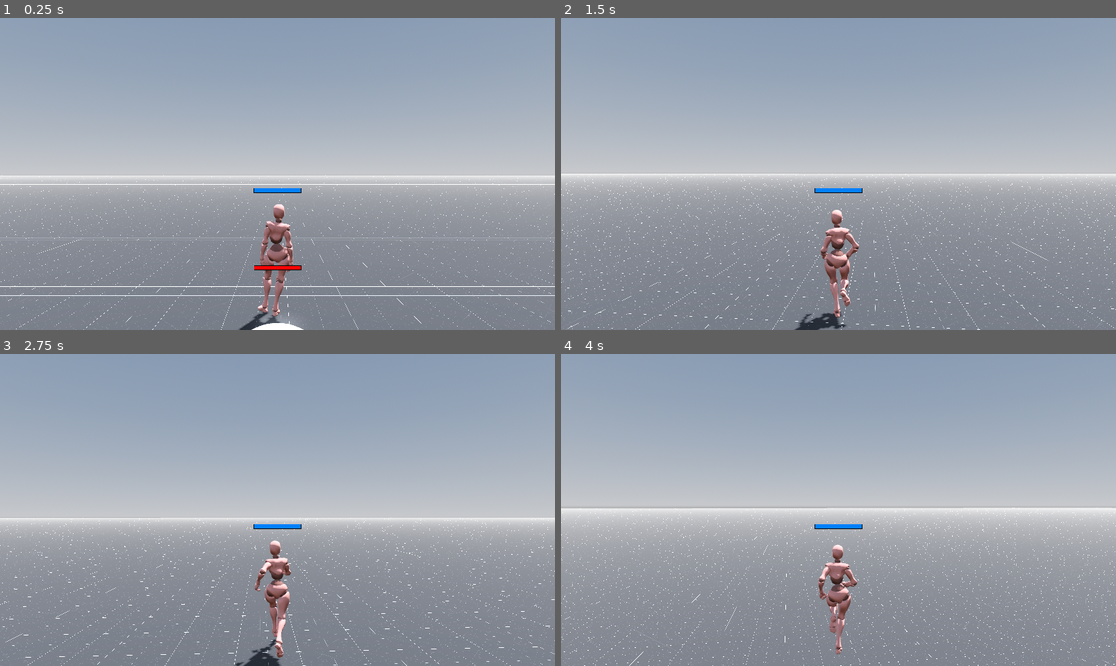
Above: before the commit, frames 1-4 (two rows, left to right).
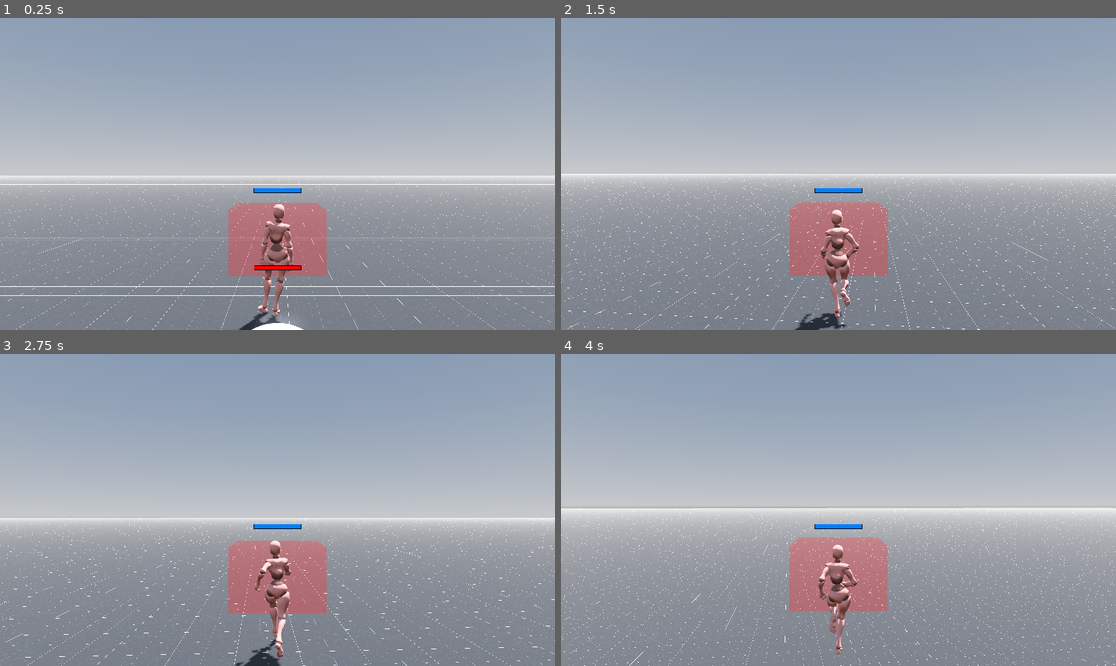
Above: after the commit, the same moments.

Repository: joelkarn/veiled-deceit
Game: Godot game, scene res://scenes/main.tscn
Two runs of this game, one before a commit and one after it. Both use one fixed random seed, a clock stepped at 60 frames per second and the inputs below.
Inputs (mouse positions are in pixels of both pictures, inside the frame that each line leads up to):
- Up to frame 1 (0.25 s): no input
- Up to frame 2 (1.5 s): tap Enter (ui_accept) at 0.5, 0.77 s; move the mouse to (866, 174) at 0.52 s; press the mouse at (866, 174) at 0.53 s; hold W (forward) from 0.53 s (still down); move the mouse to (810, 174) at 1.27 s; release the mouse at (810, 174) at 1.28 s; click (810, 174) at 1.35 s
- Up to frame 3 (2.75 s): keep holding W (forward); tap Enter (ui_accept) at 1.52 s; move the mouse to (288, 503) at 2.02 s; press the mouse at (288, 503) at 2.03 s
- Up to frame 4 (4 s): keep holding W (forward); move the mouse to (832, 516) at 2.77 s; release the mouse at (832, 516) at 2.78 s; click (832, 516) at 2.85 s; tap Enter (ui_accept) at 3.02, 3.77 s; move the mouse to (877, 513) at 3.52 s; press the mouse at (877, 513) at 3.53 s

The runs differ from the first frame. In frame 1, 3.1% of the frame differs, in the area x 41-59%, y 59-83%; in frame 2, 3.3%; in frame 3, 3.3%; in frame 4, 3.3%.

Commit message:
removes comments and adds slower backwards movement

Diff:
--- a/scripts/health_bar.gd
+++ b/scripts/health_bar.gd
@@ -22,7 +22,6 @@
 var health_bar_ready: bool = false
 var current_scale: float = 1.0  # Current scale of the health bar
 
-# Static variable to track if sorting is already scheduled for each parent node this frame
 static var sort_scheduled_per_parent: Dictionary = {}
 
 
@@ -76,7 +75,6 @@
 	health_bar_ui.set_anchors_preset(Control.PRESET_TOP_LEFT)
 	health_bar_ui.size = Vector2(bar_width, bar_height)
 	health_bar_ui.clip_contents = true
-	# Note: We use child order for sorting, not z_index, since CanvasLayer respects child order
 
 	# Background (dark gray)
 	background_rect = ColorRect.new()
@@ -183,18 +181,12 @@
 	if not health_bar_ui or not is_instance_valid(health_bar_ui):
 		return
 
-	# Get the camera - try multiple ways to find it
 	var camera = get_viewport().get_camera_3d()
-
-	# If no camera from viewport, try to find it in the scene
 	if not camera:
-		# Try to find any Camera3D in the scene tree
 		camera = get_tree().get_first_node_in_group("camera")
 		if not camera:
-			# Try to find player's camera
 			var player = get_tree().get_first_node_in_group("player")
 			if not player:
-				# Try to find by path in main scene
 				var main_scene = get_tree().current_scene
 				if main_scene:
 					var player_node = main_scene.find_child("player", true, false)
@@ -205,77 +197,52 @@
 		health_bar_ui.visible = false
 		return
 
-	# Get the 3D world position (parent position + our offset)
 	var world_pos = global_position
-
-	# Check if position is behind the camera
 	var camera_pos = camera.global_position
+
+	# Check if behind camera
 	var camera_forward = -camera.global_transform.basis.z
 	var to_world_pos = (world_pos - camera_pos).normalized()
-	var dot = to_world_pos.dot(camera_forward)
-	if dot < 0:
-		# Behind camera
+	if to_world_pos.dot(camera_forward) < 0:
 		health_bar_ui.visible = false
 		return
 
-	# Calculate distance from camera
 	var distance = world_pos.distance_to(camera_pos)
-
-	# Check max distance - hide if beyond max distance
 	if distance > max_distance:
 		health_bar_ui.visible = false
 		return
 
-	# Calculate scale based on distance (player always at max scale)
+	# Calculate scale based on distance
 	var scale: float = 1.0
-	if bar_type == BarType.PLAYER:
-		# Player always at max size
-		scale = 1.0
-	else:
-		# Scale inversely with distance (closer = larger)
-		# At min_distance or closer, scale = 1.0
-		# At max_distance, scale approaches 0.2
+	if bar_type != BarType.PLAYER:
 		if distance <= min_distance:
 			scale = 1.0
 		else:
 			var distance_range = max_distance - min_distance
 			if distance_range > 0:
 				var normalized_distance = (distance - min_distance) / distance_range
-				# Linear scaling: scale from 1.0 at min_distance to 0.2 at max_distance
 				scale = lerp(1.0, 0.2, normalized_distance)
-				# Clamp scale to ensure it's never too small
 				scale = clamp(scale, 0.2, 1.0)
 			else:
 				scale = 1.0
 
-	# Update bar size if scale changed
 	if scale != current_scale:
 		current_scale = scale
 		_update_bar_size(scale)
 
-	# Project 3D position to 2D screen coordinates
 	var screen_pos = camera.unproject_position(world_pos)
-
-	# Calculate current scaled dimensions for off-screen check
 	var scaled_width = bar_width * scale
 	var scaled_height = bar_height * scale
 
-	# Check if position is on screen (off-screen)
 	var viewport_size = get_viewport().get_visible_rect().size
 	if screen_pos.x < -scaled_width or screen_pos.x > viewport_size.x + scaled_width or screen_pos.y < -scaled_height or screen_pos.y > viewport_size.y + scaled_height:
-		# Off screen - hide the health bar
 		health_bar_ui.visible = false
 		return
 
-	# Show the health bar if it was hidden
 	health_bar_ui.visible = true
-
-	# Store distance as metadata on the Control node for sorting
-	# We'll use child order instead of z_index since CanvasLayer respects child order
 	health_bar_ui.set_meta("distance", distance)
 
-	# Defer sorting to happen once per frame, after all health bars have updated their distances
-	# This prevents race conditions when multiple health bars update in the same frame
+	# Defer sorting once per frame to prevent race conditions
 	var parent_node = health_bar_ui.get_parent()
 	if parent_node:
 		var parent_id = parent_node.get_instance_id()
@@ -284,58 +251,38 @@
 			sort_scheduled_per_parent[parent_id] = current_frame
 			call_deferred("_sort_health_bars_deferred", parent_node)
 
-	# Adjust for the health bar size (center it horizontally, offset vertically)
 	screen_pos.x -= scaled_width / 2.0
 	screen_pos.y -= scaled_height / 2.0
-
-	# Update UI position
 	health_bar_ui.position = screen_pos
 
 func _sort_health_bars_deferred(parent_node: Control) -> void:
-	# This is called deferred, so all health bars have updated their distances by now
 	_sort_health_bars_by_distance(parent_node)
 
 func _sort_health_bars_by_distance(parent_node: Control) -> void:
-	# Collect all visible health bars with their distances
 	var health_bars_data = []
 	for child in parent_node.get_children():
-		if child is Control and child.name.begins_with("HealthBar_") and child.visible:
-			if child.has_meta("distance"):
-				var distance = child.get_meta("distance")
-				health_bars_data.append({"node": child, "distance": distance})
-
-	# Need at least 2 health bars to sort
+		if child is Control and child.name.begins_with("HealthBar_") and child.visible and child.has_meta("distance"):
+			health_bars_data.append({"node": child, "distance": child.get_meta("distance")})
+
 	if health_bars_data.size() < 2:
 		return
 
-	# Sort by distance (furthest first = ascending distance)
 	health_bars_data.sort_custom(func(a, b): return a.distance < b.distance)
 
-	# Now reorder children: furthest should be first in child list, closest should be last
-	# In Godot, children are drawn in order, so first = behind, last = on top
+	# Place furthest first, closest last
 	for i in range(health_bars_data.size()):
-		var data = health_bars_data[i]
-		var target_index = i  # Furthest at 0, closest at last
-
-		# Get current index of this node
-		var current_index = data.node.get_index()
-
-		# Only move if not already at the correct position
-		if current_index != target_index:
-			# Move to target position
-			parent_node.move_child(data.node, target_index)
-
-	# Reverse the final order: this makes closest on top (drawn last) and furthest behind (drawn first)
+		var node = health_bars_data[i].node
+		if node.get_index() != i:
+			parent_node.move_child(node, i)
+
+	# Reverse order so closest is on top (drawn last)
 	var health_bar_nodes = []
 	for child in parent_node.get_children():
 		if child is Control and child.name.begins_with("HealthBar_") and child.visible:
 			health_bar_nodes.append(child)
 
-	# Reverse the order by moving each node to the opposite position
 	for i in range(health_bar_nodes.size()):
-		var node = health_bar_nodes[i]
-		var reversed_index = health_bar_nodes.size() - 1 - i
-		parent_node.move_child(node, reversed_index)
+		parent_node.move_child(health_bar_nodes[i], health_bar_nodes.size() - 1 - i)
 
 func _update_bar_size(scale: float) -> void:
 	if not health_bar_ui:
--- a/scripts/player.gd
+++ b/scripts/player.gd
@@ -31,7 +31,7 @@
 const AUTO_ATTACK_WINDOW_SECONDS := 0.1
 const AUTO_ATTACK_DAMAGE := 10
 # Local offset of the hitbox relative to the player (in front, chest height)
-const MELEE_OFFSET := Vector3(0.0, 1.0, -1.2)
+const MELEE_OFFSET := Vector3(0.0, 1.0, -1.5)
 # Size of the hitbox (BoxShape3D): width (X), height (Y), depth (Z forward)
 const MELEE_BOX_SIZE := Vector3(1.8, 1.2, 1.6)
 
@@ -44,7 +44,7 @@
 # --------------------------
 # Debugging (hitbox visual)
 # --------------------------
-@export var show_melee_debug := false
+@export var show_melee_debug := true
 var melee_debug_mesh: MeshInstance3D
 var melee_debug_mat_idle: StandardMaterial3D
 var melee_debug_mat_active: StandardMaterial3D
@@ -111,20 +111,30 @@
 		move_and_slide()
 		return
 
+	# Check if backward key is pressed for speed multiplier calculation
+	var is_backward := Input.is_action_pressed("backward")
+
 	# no input: (0, 0), right: (0, 1), forward: (0, -1), left back: (-0.707107, 0.707107)
 	var input_dir: Vector2 = Input.get_vector("left", "right", "forward", "backward")
 	# relative to world so input is transformed to the world's basis
 	var direction: Vector3 = (transform.basis * Vector3(input_dir.x, 0.0, input_dir.y))
 
+	# Calculate speed multiplier based on movement direction
+	# Backward (S) or backward+strafe (S+A or S+D) = 50% speed
+	# All other directions = 100% speed
+	var speed_multiplier := 1.0
+	if is_backward:
+		speed_multiplier = 0.5
+
 	# In air, either falling or jumping
 	if not is_on_floor():
 		# Apply gravity only when in air
 		velocity.y += CUSTOM_GRAVITY * delta
 
 		if is_jumping:
-			handle_jumping(init_jump_input, direction, input_dir)
+			handle_jumping(init_jump_input, direction, input_dir, speed_multiplier)
 		else:
-			handle_falling(direction)
+			handle_falling(direction, speed_multiplier)
 
 		move_and_slide()
 		return
@@ -138,8 +148,8 @@
 		# Rotate visuals to face movement direction
 		visuals.look_at(position + direction)
 
-		velocity.x = direction.x * SPEED
-		velocity.z = direction.z * SPEED
+		velocity.x = direction.x * SPEED * speed_multiplier
+		velocity.z = direction.z * SPEED * speed_multiplier
 	else:
 		if animation_player and animation_player.current_animation != "idle":
 			animation_player.play("idle")
@@ -157,13 +167,13 @@
 
 	move_and_slide()
 
-func handle_jumping(initial_input: Vector2, direction: Vector3, input_dir: Vector2) -> void:
+func handle_jumping(initial_input: Vector2, direction: Vector3, input_dir: Vector2, speed_multiplier: float) -> void:
 	# Jump with no initial horizontal velocity
 	if initial_input == Vector2.ZERO:
 		# If input in any direction, go slow
 		if direction != Vector3.ZERO:
-			velocity.x = direction.x * SPEED * 0.25
-			velocity.z = direction.z * SPEED * 0.25
+			velocity.x = direction.x * SPEED * 0.25 * speed_multiplier
+			velocity.z = direction.z * SPEED * 0.25 * speed_multiplier
 		else:
 			# If no input, go straight up and down
 			velocity.x = 0.0
@@ -172,22 +182,22 @@
 		# Jump with initial horizontal velocity
 		# If input direction key is pressed, continue with SPEED
 		if input_dir == initial_input:
-			velocity.x = init_jump_dir.x * SPEED
-			velocity.z = init_jump_dir.y * SPEED
+			velocity.x = init_jump_dir.x * SPEED * speed_multiplier
+			velocity.z = init_jump_dir.y * SPEED * speed_multiplier
 		else:
 			# If opposite of input direction key is pressed, go slow
 			if input_dir + initial_input == Vector2.ZERO:
-				velocity.x = init_jump_dir.x * SPEED * 0.25
-				velocity.z = init_jump_dir.y * SPEED * 0.25
+				velocity.x = init_jump_dir.x * SPEED * 0.25 * speed_multiplier
+				velocity.z = init_jump_dir.y * SPEED * 0.25 * speed_multiplier
 			else:
 				# If no key related to input direction is pressed, go medium slow
-				velocity.x = init_jump_dir.x * SPEED * 0.5
-				velocity.z = init_jump_dir.y * SPEED * 0.5
-
-func handle_falling(direction) -> void:
+				velocity.x = init_jump_dir.x * SPEED * 0.5 * speed_multiplier
+				velocity.z = init_jump_dir.y * SPEED * 0.5 * speed_multiplier
+
+func handle_falling(direction: Vector3, speed_multiplier: float) -> void:
 	# Placeholder for falling behavior
-	velocity.x = direction.x * SPEED * 0.5
-	velocity.z = direction.z * SPEED * 0.5
+	velocity.x = direction.x * SPEED * 0.5 * speed_multiplier
+	velocity.z = direction.z * SPEED * 0.5 * speed_multiplier
 
 # ----------------------------
 # Melee hitbox: Area3D setup
